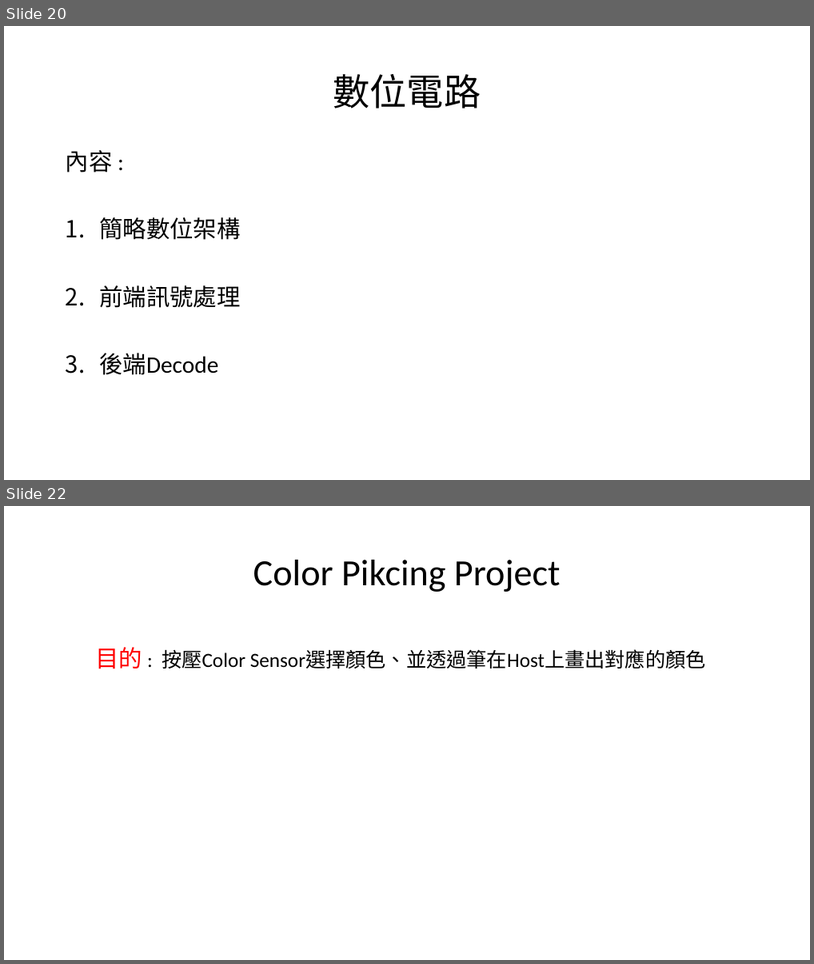
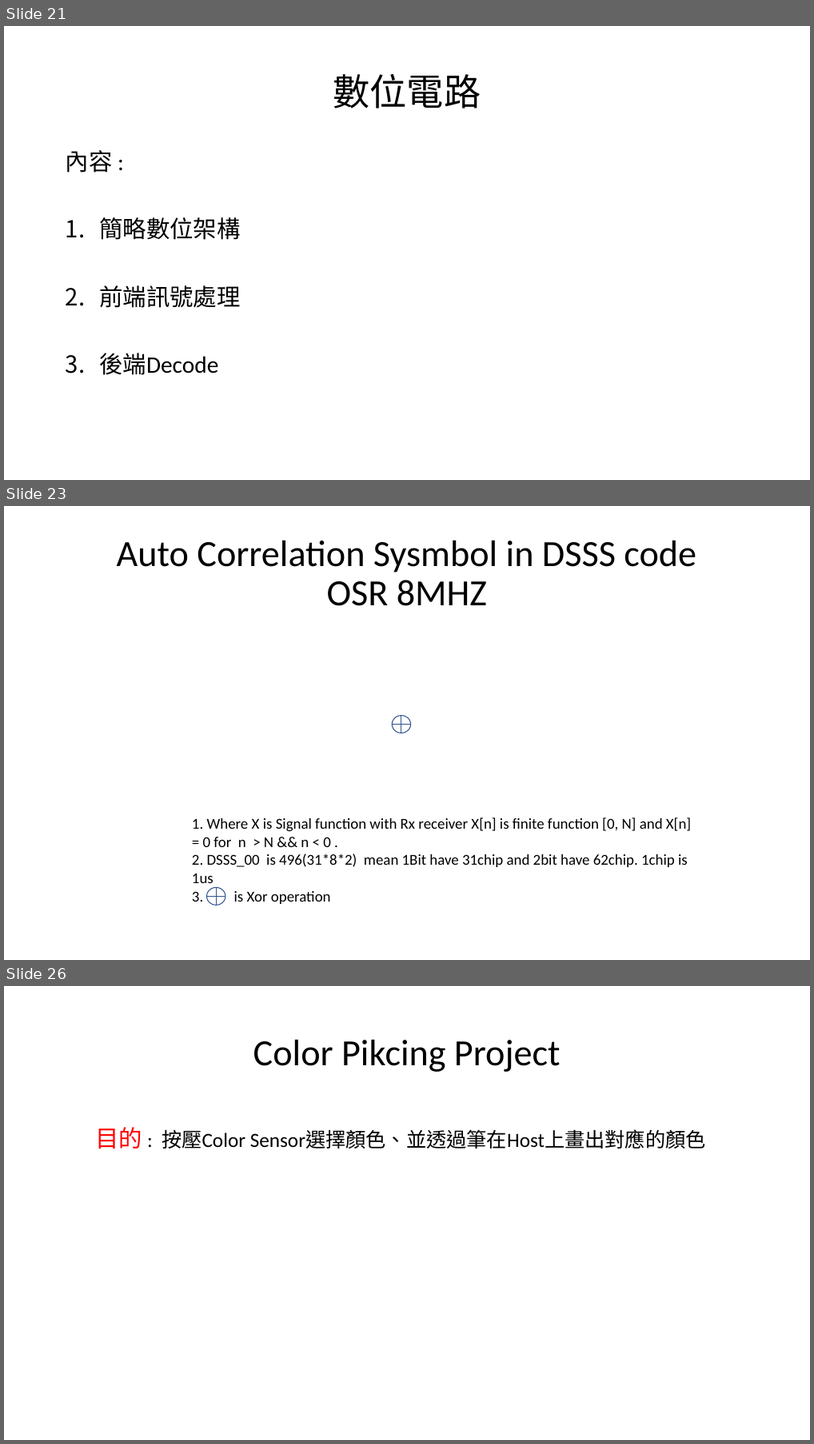
Before and after one commit to a0910281835/Summrary_PDF, a slide deck: Project_Summary_pdf/Project_Summary.pptx. Shown one above the other, each under a label of ours: slides 20 and 22 before the commit, slides 21, 23 and 26 after it; the slides between them are not shown. The pictures are 814x964 and 814x1444 pixels, drawn with LibreOffice and Linux fonts; fonts in the diff are those of the drawing; grey boxes stand for pictures. Boxes give left, top, right and bottom in pixels: in the first picture for what was removed or moved away, otherwise in the second. Text is boxed around its words. In the diff, an @@ line names an element or a change of style, - is before the commit and + after.

```diff
--- a/Project_Summary_pdf/Project_Summary.pptx
+++ b/Project_Summary_pdf/Project_Summary.pptx
@@ slide 23 added at (4,506,810,960), background #FFFFFF @@
@@ title added at (117,540,697,606), 44 pt, text #000000 @@
+Auto Correlation Sysmbol in DSSS code
+OSR 8MHZ
@@ flow chart or added at (392,716,411,733), outline #325491 1 pt @@
@@ text added at (192,817,691,904), 18 pt, text #000000 @@
+1. Where X is Signal function with Rx receiver X[n] is finite function [0, N] and X[n] = 0 for n > N && n < 0 .
+2. DSSS_00 is 496(31*8*2) mean 1Bit have 31chip and 2bit have 62chip. 1chip is 1us
+3. is Xor operation
@@ flow chart or added at (206,887,226,904), outline #325491 1 pt @@
@@ what was slide 20 is now slide 21 @@
@@ what was slide 22 is now slide 26 @@
```
Also in this commit, not shown: 5 slides changed, 3 other slides added.
